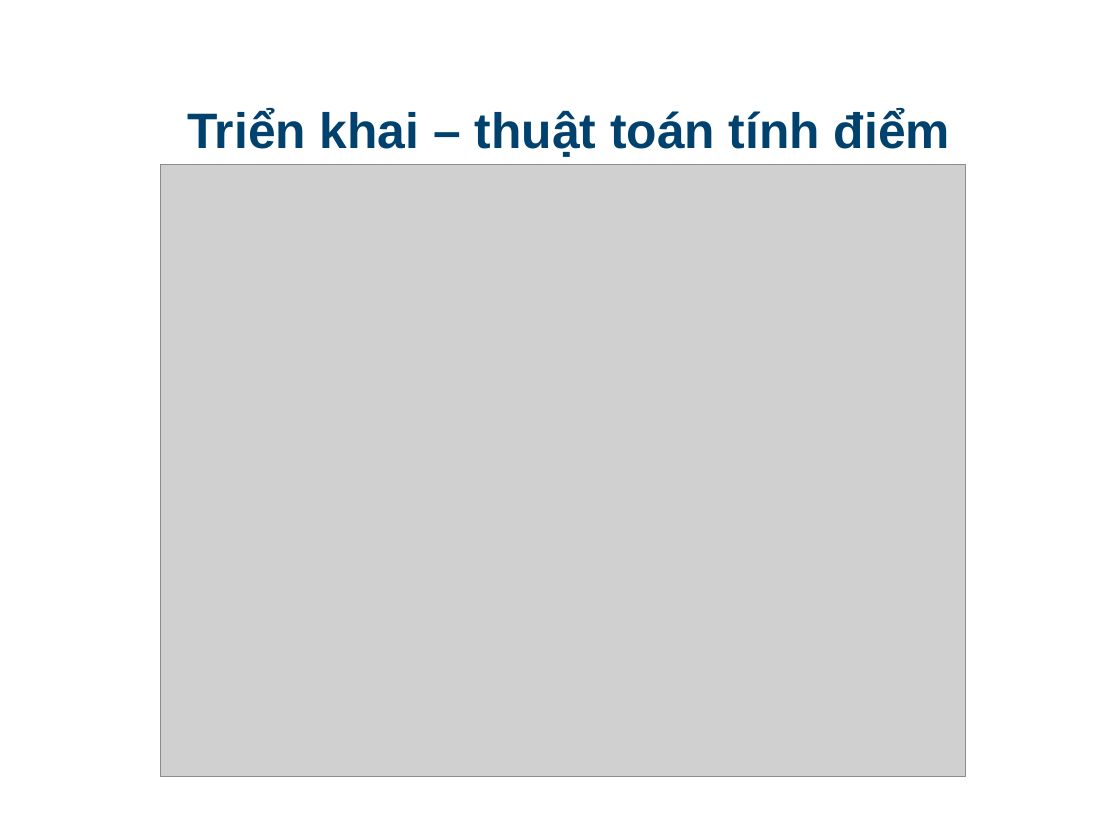
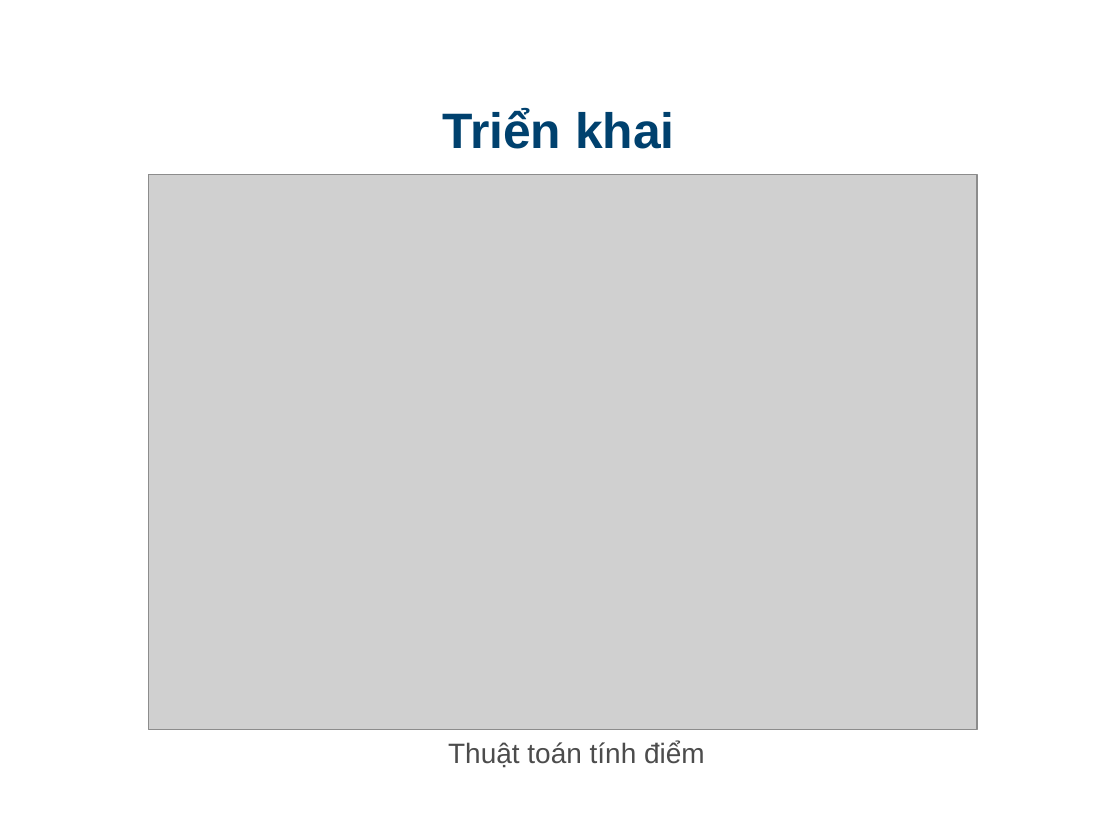
Before and after one commit to truongquangkhai99/DATN-1, a slide deck: slide 11 of src/doc/slide.ppt (slide 18 before the commit). Drawn at 1120x840 pixels with LibreOffice and Linux fonts; fonts in the diff are those of the drawing; grey boxes stand for pictures; background and template pictures are left out. Boxes give left, top, right and bottom in pixels: in the first picture for what was removed or moved away, otherwise in the second. Text is boxed around its words. In the diff, an @@ line names an element or a change of style, - is before the commit and + after.

```diff
--- a/src/doc/slide.ppt
+++ b/src/doc/slide.ppt
@@ text added at [442,108,675,149], 32 pt, text #00416E, bold @@
+Triển khai
@@ picture: place and size @@
-picture at [160,165,964,777]
+picture at [149,175,978,730]
@@ text at [448,741,705,768]: text changed; size 32 to 18 pt; text colour #00416E to #4C4C4C; bold off @@
-Triển khai – thuật toán tính điểm
+Thuật toán tính điểm
```
Also in this commit, not shown: 14 other slides changed, 5 slides added, 19 slides removed.
